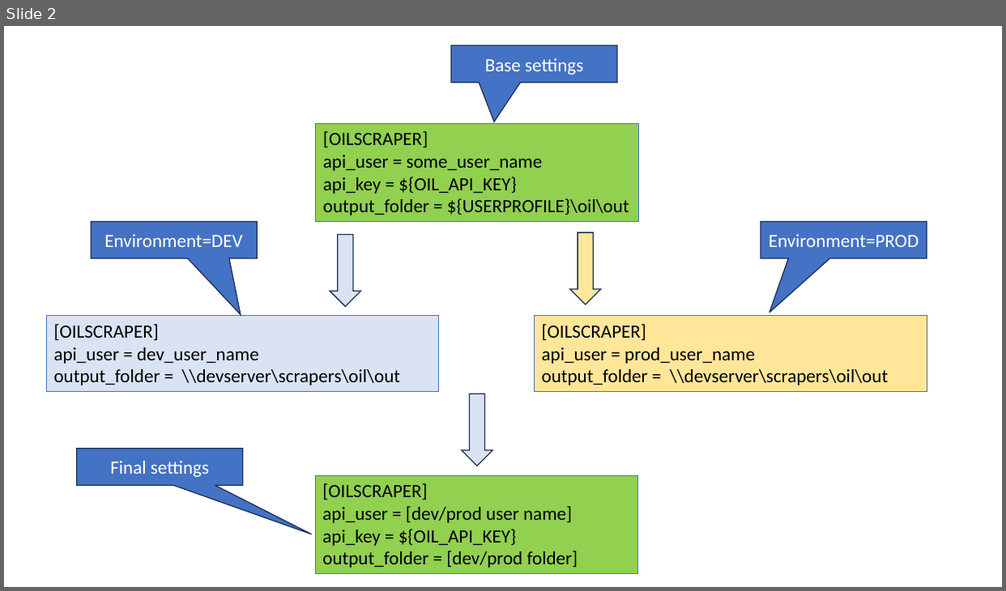
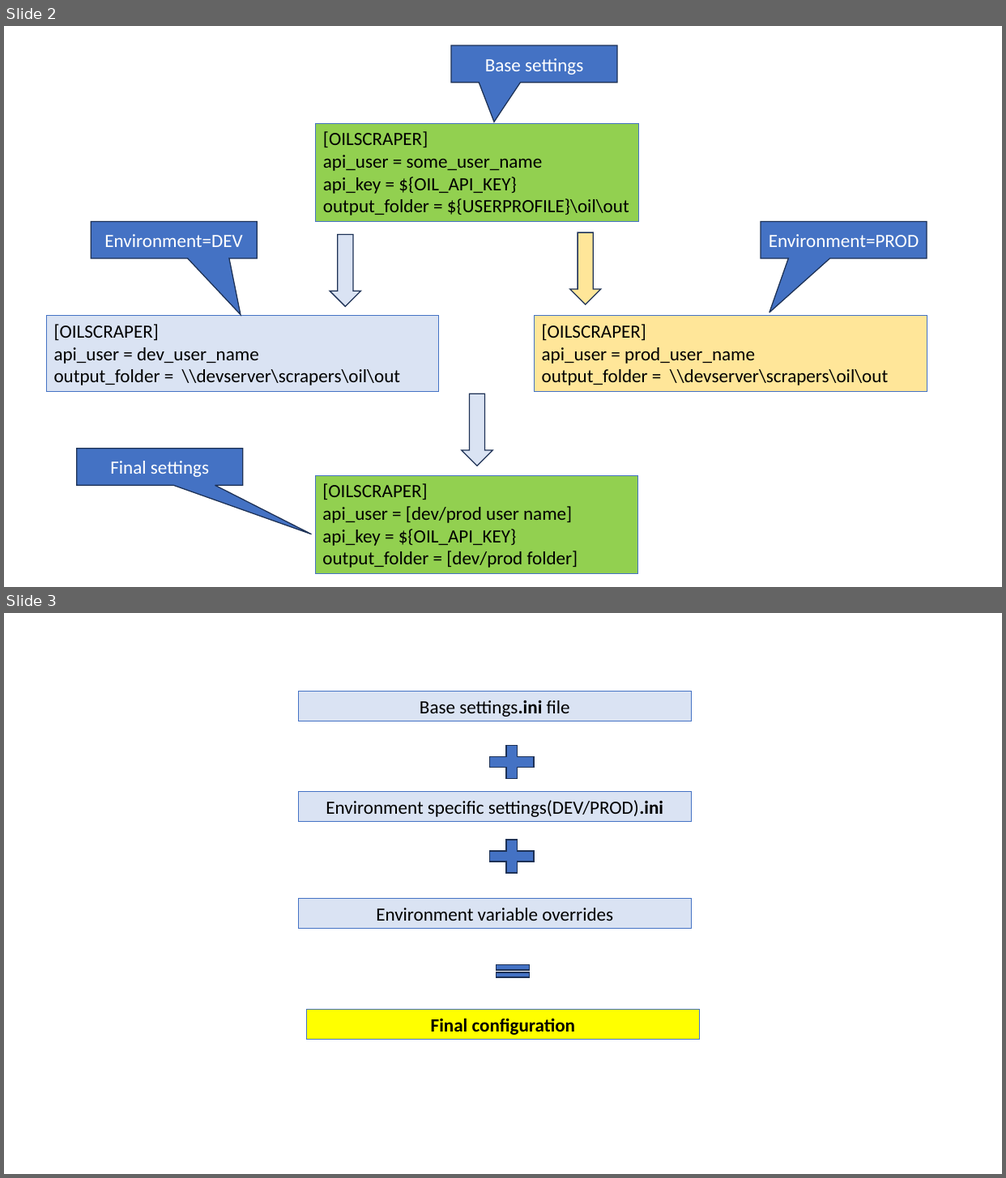
Before and after one commit to sdg002/PythonExperiements, a slide deck: layered-config-parser/docs/config-parser.pptx. Shown one above the other, each under a label of ours: slide 2 before the commit, slides 2 and 3 after it. The pictures are 1006x591 and 1006x1178 pixels, drawn with LibreOffice and Linux fonts; fonts in the diff are those of the drawing. Boxes give left, top, right and bottom in pixels: in the first picture for what was removed or moved away, otherwise in the second. Text is boxed around its words. In the diff, an @@ line names an element or a change of style, - is before the commit and + after.

```diff
--- a/layered-config-parser/docs/config-parser.pptx
+++ b/layered-config-parser/docs/config-parser.pptx
@@ slide 3 added at box(4, 613, 1002, 1174), background #FFFFFF @@
@@ rectangle added at box(299, 692, 691, 722), fill #DAE3F3, outline #4472C4 0.75 pt, 18 pt, text #000000 @@
+Base settings.ini file
@@ plus sign added at box(482, 739, 543, 785), fill #4472C4, outline #1E3256 1 pt @@
@@ rectangle added at box(299, 792, 691, 822), fill #DAE3F3, outline #4472C4 0.75 pt, 18 pt, text #000000 @@
+Environment specific settings(DEV/PROD).ini
@@ plus sign added at box(482, 834, 543, 879), fill #4472C4, outline #1E3256 1 pt @@
@@ rectangle added at box(299, 899, 691, 929), fill #DAE3F3, outline #4472C4 0.75 pt, 18 pt, text #000000 @@
+Environment variable overrides
@@ math equal added at box(490, 961, 535, 982), fill #4472C4, outline #1E3256 1 pt @@
@@ rectangle added at box(306, 1010, 699, 1040), fill #FFFF00, outline #4472C4 0.75 pt, 18 pt, text #000000, bold @@
+Final configuration
```
Also in this commit, not shown: 2 other files.
